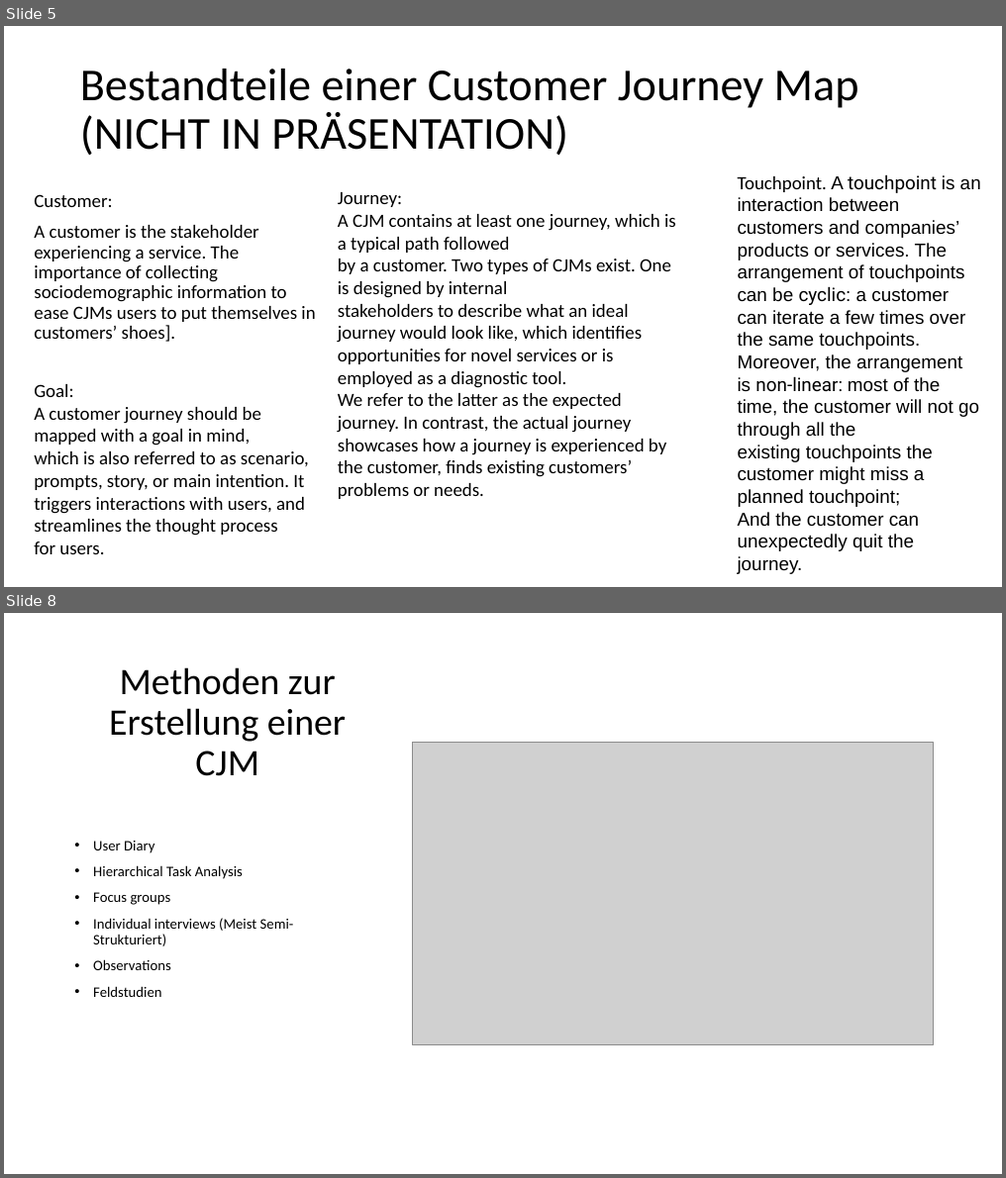
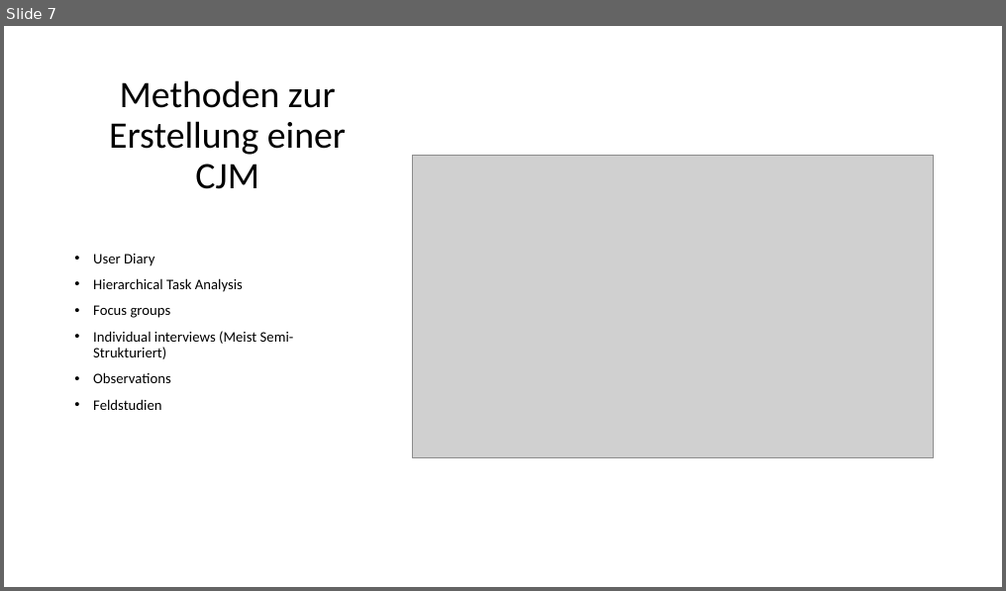
Before and after one commit to TimBoeckel/HCI-Sem-JourneyMaps, a slide deck: Praesentation/Präsentation_Tim.pptx. Shown one above the other, each under a label of ours: slides 5 and 8 before the commit, slide 7 after it; the slides between them are not shown. The pictures are 1006x1178 and 1006x591 pixels, drawn with LibreOffice and Linux fonts; fonts in the diff are those of the drawing; grey boxes stand for pictures. Boxes give left, top, right and bottom in pixels: in the first picture for what was removed or moved away, otherwise in the second. Text is boxed around its words. In the diff, an @@ line names an element or a change of style, - is before the commit and + after.

```diff
--- a/Praesentation/Präsentation_Tim.pptx
+++ b/Praesentation/Präsentation_Tim.pptx
@@ slide 5 removed at (4, 26, 1002, 587), background #FFFFFF @@
@@ title removed at (80, 69, 859, 156) @@
-Bestandteile einer Customer Journey Map
-(NICHT IN PRÄSENTATION)
@@ text removed at (34, 194, 315, 342) @@
-Customer:
-A customer is the stakeholder experiencing a service. The importance of collecting sociodemographic information to ease CJMs users to put themselves in customers’ shoes].
@@ text removed at (338, 192, 676, 499) @@
-Journey:
-A CJM contains at least one journey, which is a typical path followed
-by a customer. Two types of CJMs exist. One is designed by internal
-stakeholders to describe what an ideal journey would look like, which identifies
-opportunities for novel services or is employed as a diagnostic tool.
-We refer to the latter as the expected journey. In contrast, the actual journey
-showcases how a journey is experienced by the customer, finds existing customers’
-problems or needs.
@@ text removed at (738, 174, 981, 574) @@
-Touchpoint. A touchpoint is an interaction between customers and companies’
-products or services. The arrangement of touchpoints can be cyclic: a customer
-can iterate a few times over the same touchpoints. Moreover, the arrangement
-is non-linear: most of the time, the customer will not go through all the
-existing touchpoints the customer might miss a planned touchpoint;
-And the customer can unexpectedly quit the journey.
@@ text removed at (34, 384, 309, 555) @@
-Goal:
-A customer journey should be mapped with a goal in mind,
-which is also referred to as scenario, prompts, story, or main intention. It triggers interactions with users, and streamlines the thought process
-for users.
@@ what was slide 8 is now slide 7 @@
```
Also in this commit, not shown: 8 slides changed, 6 slides added.
